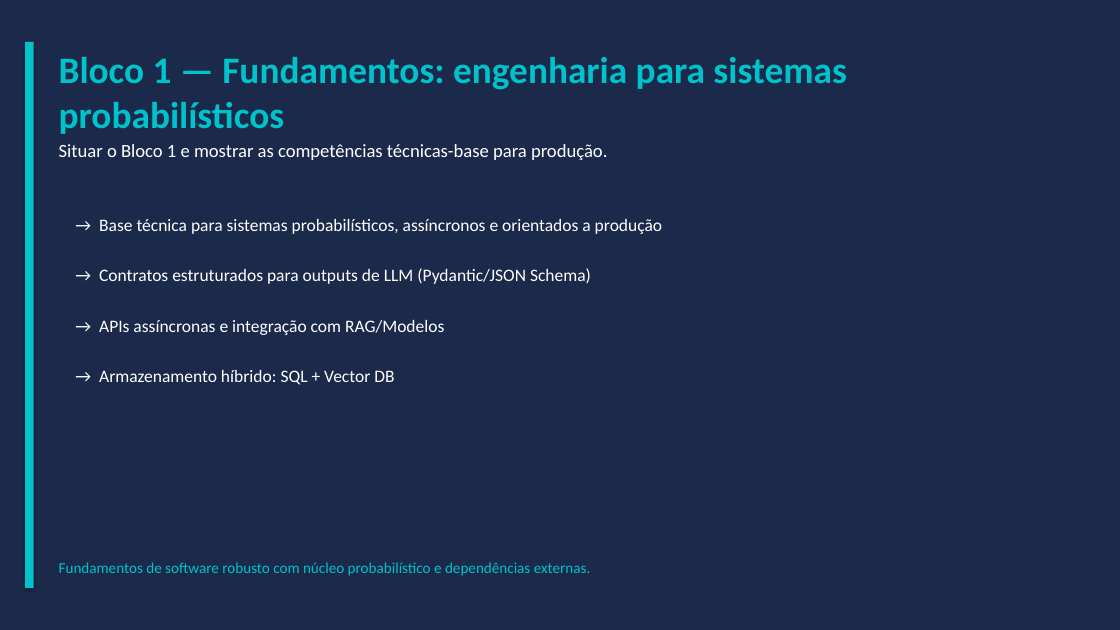
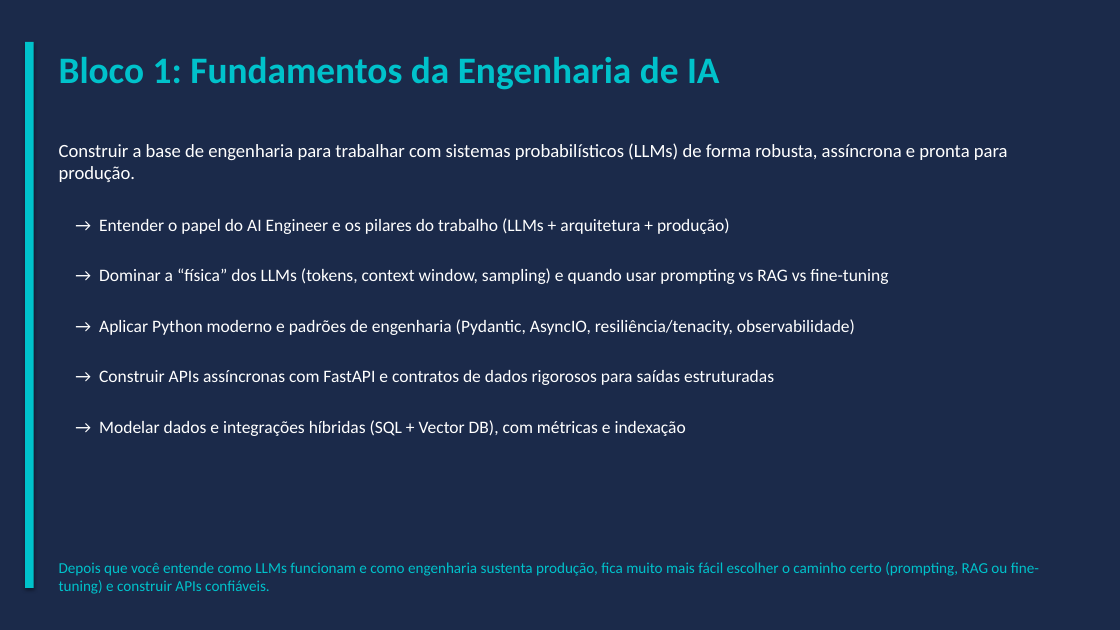
Before and after one commit to caio-moliveira/ai-engineer-roadmap, a slide deck: slide 4 of 03-ai-agents/09-agents-in-production/artifacts/presentation_final.pptx. Drawn at 1120x630 pixels with LibreOffice and Linux fonts; fonts in the diff are those of the drawing. Boxes give left, top, right and bottom in pixels: in the first picture for what was removed or moved away, otherwise in the second. Text is boxed around its words. In the diff, an @@ line names an element or a change of style, - is before the commit and + after.

```diff
--- a/03-ai-agents/09-agents-in-production/artifacts/presentation_final.pptx
+++ b/03-ai-agents/09-agents-in-production/artifacts/presentation_final.pptx
@@ text at [59, 57, 720, 90]: text changed @@
-Bloco 1 — Fundamentos: engenharia para sistemas probabilísticos
+Bloco 1: Fundamentos da Engenharia de IA
@@ text at [59, 143, 1008, 182]: text changed @@
-Situar o Bloco 1 e mostrar as competências técnicas-base para produção.
+Construir a base de engenharia para trabalhar com sistemas probabilísticos (LLMs) de forma robusta, assíncrona e pronta para produção.
@@ text at [99, 218, 730, 234]: text changed @@
-→ Base técnica para sistemas probabilísticos, assíncronos e orientados a produção
+→ Entender o papel do AI Engineer e os pilares do trabalho (LLMs + arquitetura + produção)
@@ text at [99, 268, 888, 284]: text changed @@
-→ Contratos estruturados para outputs de LLM (Pydantic/JSON Schema)
+→ Dominar a “física” dos LLMs (tokens, context window, sampling) e quando usar prompting vs RAG vs fine-tuning
@@ text at [99, 319, 855, 335]: text changed @@
-→ APIs assíncronas e integração com RAG/Modelos
+→ Aplicar Python moderno e padrões de engenharia (Pydantic, AsyncIO, resiliência/tenacity, observabilidade)
@@ text at [99, 370, 774, 385]: text changed @@
-→ Armazenamento híbrido: SQL + Vector DB
+→ Construir APIs assíncronas com FastAPI e contratos de dados rigorosos para saídas estruturadas
@@ text at [99, 420, 686, 436]: text changed; size 13 to 15 pt; text colour #00C2CB to #FFFFFF @@
-Fundamentos de software robusto com núcleo probabilístico e dependências externas.
+→ Modelar dados e integrações híbridas (SQL + Vector DB), com métricas e indexação
@@ text added at [59, 562, 1039, 594], 13 pt, text #00C2CB @@
+Depois que você entende como LLMs funcionam e como engenharia sustenta produção, fica muito mais fácil escolher o caminho certo (prompting, RAG ou fine-tuning) e construir APIs confiáveis.
```
Also in this commit, not shown: 11 other slides changed, 2 slides added, 2 slides removed, 24 other files.
